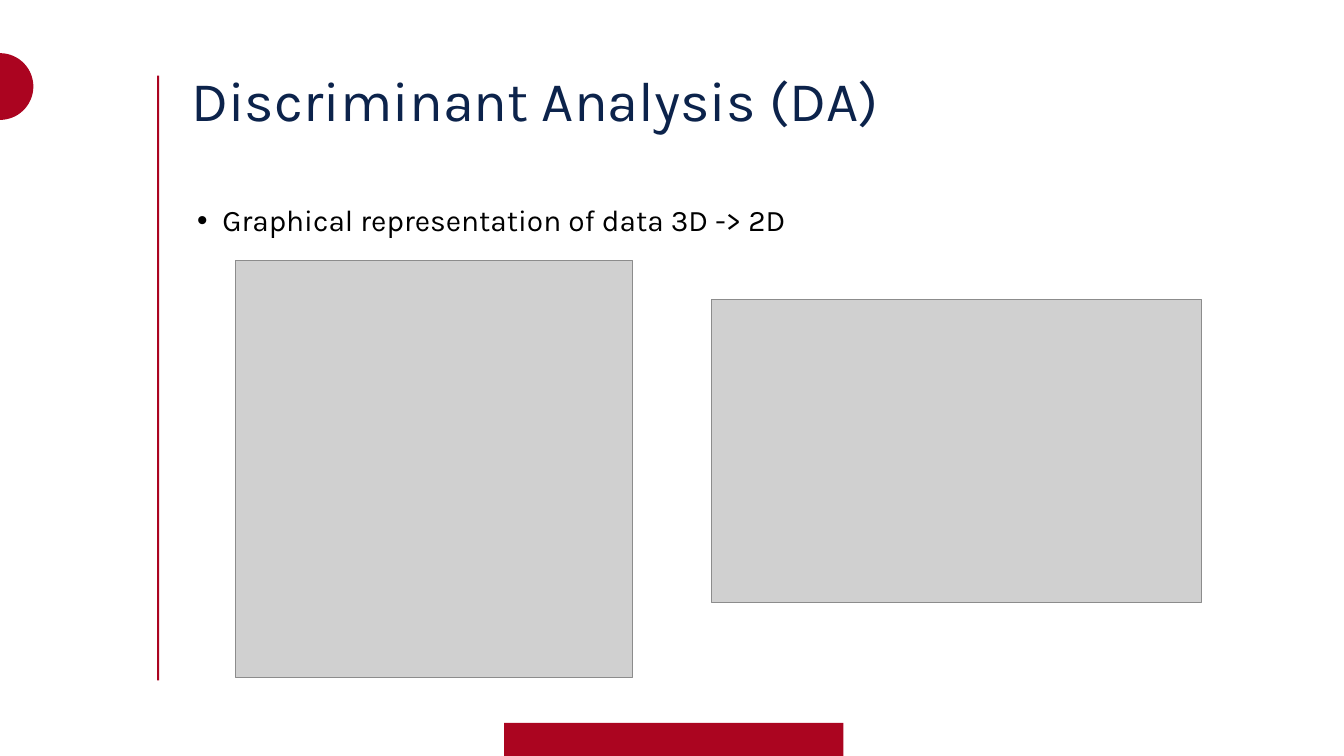
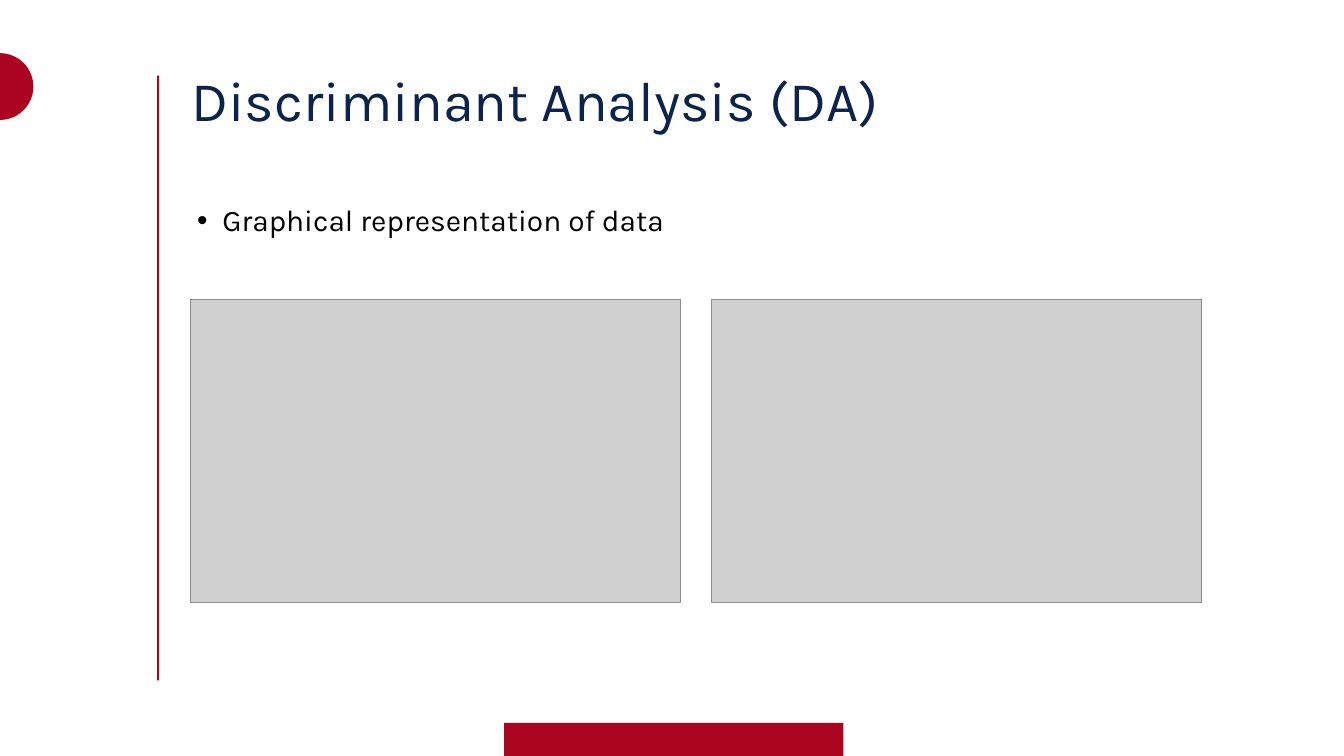
Before and after one commit to rileymawson/INFO_523_DAPC, a slide deck: slide 7 of DAPC_Info_523_RPM_BJMM.pptx. Drawn at 1344x756 pixels with LibreOffice and Linux fonts; fonts in the diff are those of the drawing; grey boxes stand for pictures; background and template pictures are left out. Boxes give left, top, right and bottom in pixels: in the first picture for what was removed or moved away, otherwise in the second. Text is boxed around its words. In the diff, an @@ line names an element or a change of style, - is before the commit and + after.

```diff
--- a/DAPC_Info_523_RPM_BJMM.pptx
+++ b/DAPC_Info_523_RPM_BJMM.pptx
@@ text at box(222, 210, 664, 238): text changed @@
-• Graphical representation of data 3D -> 2D
+• Graphical representation of data
@@ picture: place and size @@
-picture at box(235, 261, 633, 678)
+picture at box(191, 300, 681, 602)
```
Also in this commit, not shown: 3 other slides changed, 4 slides added, 2 slides removed.
